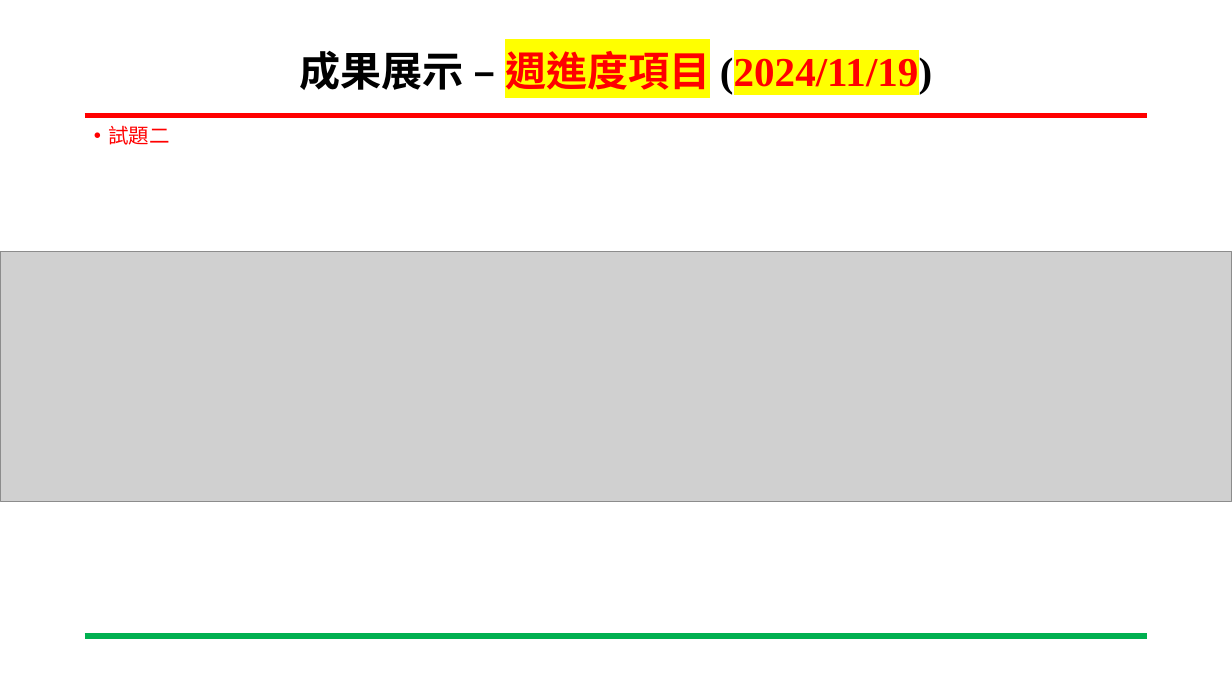
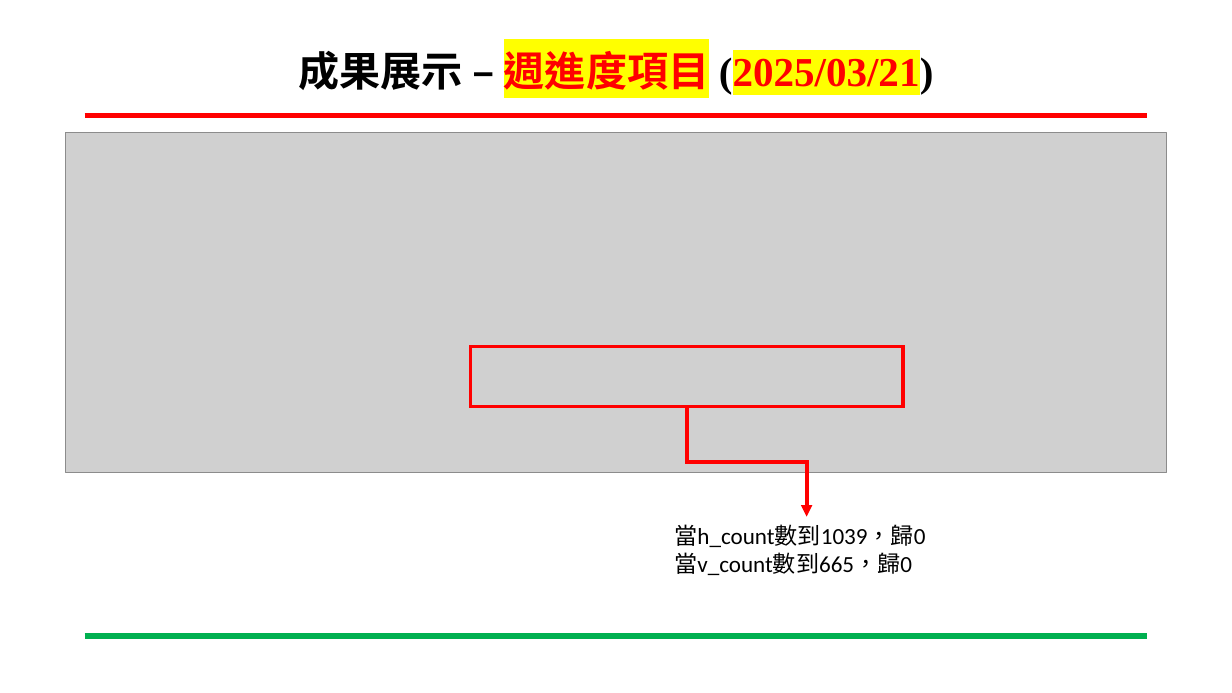
Before and after one commit to wsy0331/SOC_Lab_Exercises, a slide deck: slide 6 of 專案進度報告-進度報告-吳紹郁-20250321.pptx (slide 17 before the commit). Drawn at 1232x693 pixels with LibreOffice and Linux fonts; fonts in the diff are those of the drawing; grey boxes stand for pictures; background and template pictures are left out. Boxes give left, top, right and bottom in pixels: in the first picture for what was removed or moved away, otherwise in the second. Text is boxed around its words. In the diff, an @@ line names an element or a change of style, - is before the commit and + after.

```diff
--- a/專案進度報告-進度報告-吳紹郁-20250321.pptx
+++ b/專案進度報告-進度報告-吳紹郁-20250321.pptx
@@ title at [298,51,934,94]: text changed @@
-成果展示 – 週進度項目 (2024/11/19)
+成果展示 – 週進度項目 (2025/03/21)
@@ picture: place and size @@
-picture at [0,251,1232,502]
+picture at [65,133,1167,473]
@@ text removed at [108,126,169,145] @@
-• 試題二
@@ rectangle added at [470,347,903,407], outline #FF0000 3 pt @@
@@ elbow arrow added from (687, 407) to (807, 517), #FF0000 3 pt @@
@@ text added at [674,524,925,575], 18 pt, text #000000 @@
+當h_count數到1039，歸0
+當v_count數到665，歸0
```
Also in this commit, not shown: 5 other slides changed, 2 slides added, 14 slides removed.
